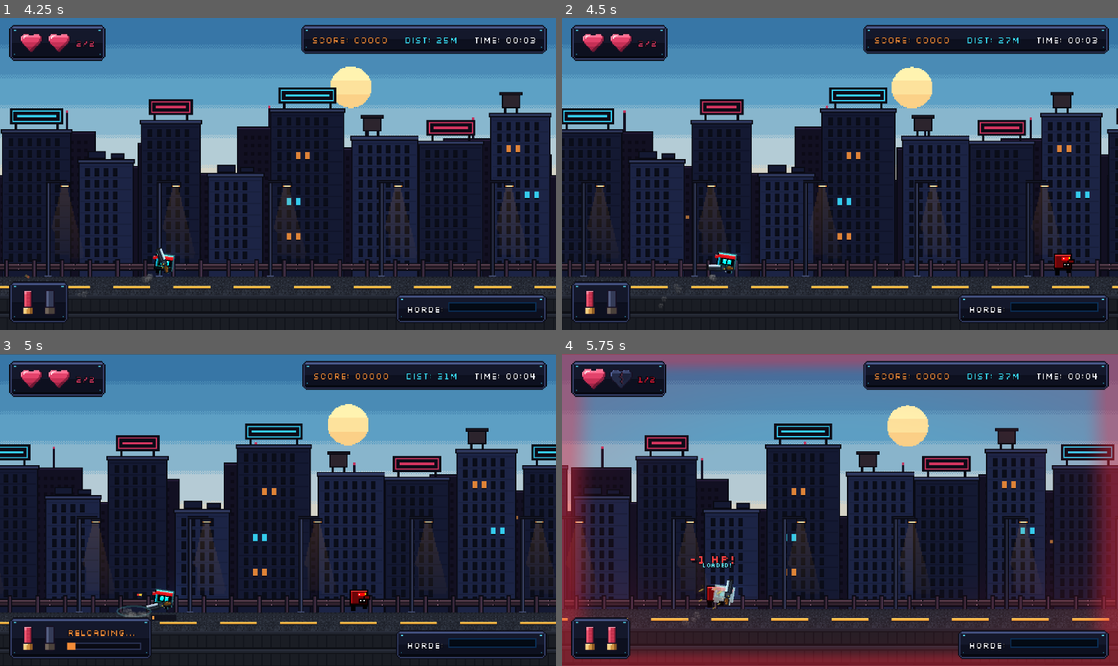
Above: before the commit, frames 1-4 (two rows, left to right).
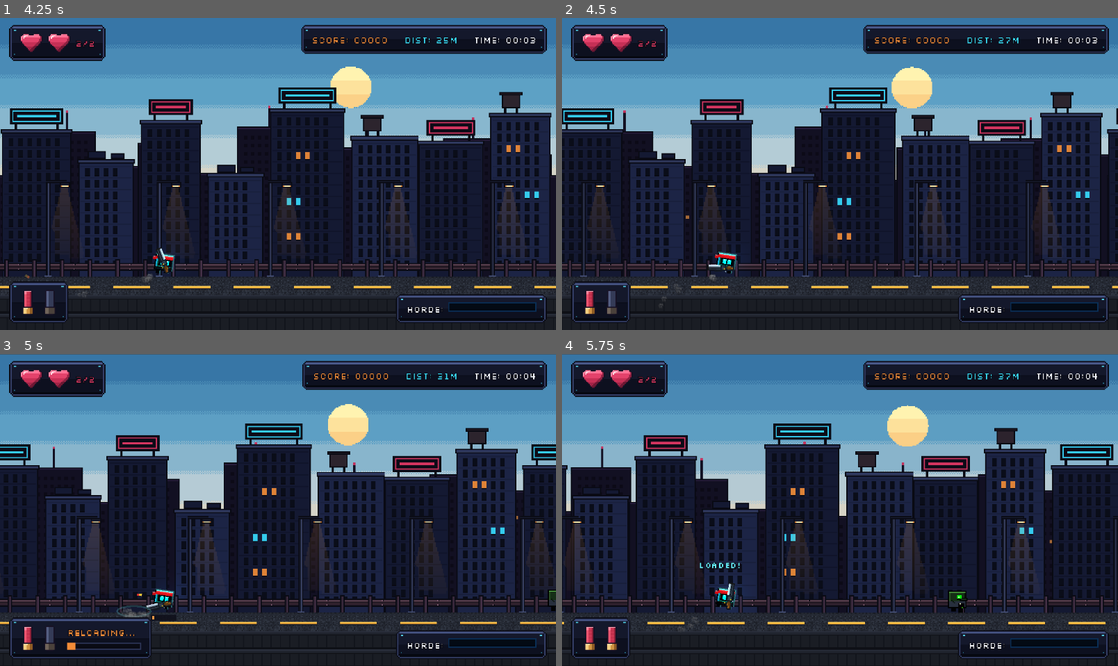
Above: after the commit, the same moments.

Repository: DenzTheKid/cube-lastrun-final-submission
Game: Godot game, scene res://scenes/main/main_menu.tscn
Two runs of this game, one before a commit and one after it. Both use one fixed random seed, a clock stepped at 60 frames per second and the inputs below.
Inputs (mouse positions are in pixels of both pictures, inside the frame that each line leads up to):
- Up to frame 1 (4.25 s): click "> PLAY MISSION" at 0.5 s; move the mouse to (400, 158) at 1.27 s; hold Right (ui_right) 1.28-2 s; hold S (fast_fall) 1.28-2 s; click (400, 158) at 1.42 s; tap Space (jump) at 1.52, 1.82 s; drag from (166, 189) to (166, 267) at 2.02 s; move the mouse to (333, 105) at 2.77 s; hold Right (ui_right) 2.78-3.5 s; hold X 2.78-3.5 s; drag from (250, 236) to (111, 127) at 3.52 s
- Up to frame 2 (4.5 s): move the mouse to (1006, 220) at 4.27 s; hold Left (ui_left) from 4.28 s (still down); hold S (fast_fall) from 4.28 s (still down)
- Up to frame 3 (5 s): keep holding Left (ui_left); keep holding S (fast_fall); tap Space (jump) at 4.52, 4.82 s; tap R (reload) at 4.9 s
- Up to frame 4 (5.75 s): release Left (ui_left) at 5 s; release S (fast_fall) at 5 s; drag from (673, 463) to (756, 432) at 5.02 s

Frame 1 is identical in both runs. In frame 2, 0.2% of the frame differs, in the area x 88-93%, y 75-83%; in frame 3, 0.2%; in frame 4, 26%, in the area x 0-100%, y 0-100%.

Commit message:
feat(obstacles): add wrecked sedan, police cruiser, bus variants and concrete Jersey barrier

Diff:
--- a/scenes/obstacles/barricade.tscn
+++ b/scenes/obstacles/barricade.tscn
@@ -1,6 +1,6 @@
 [gd_scene format=3]
 
-[ext_resource type="Texture2D" path="res://assets/environment/urban_tiles.png" id="1_tiletex"]
+[ext_resource type="Texture2D" path="res://assets/obstacles/px_concrete_barrier.png" id="1_barrier"]
 
 [sub_resource type="RectangleShape2D" id="RectangleShape2D_1"]
 size = Vector2(28, 24)
@@ -9,29 +9,10 @@
 collision_layer = 1
 collision_mask = 6
 
-[node name="Sprite1" type="Sprite2D" parent="."]
-position = Vector2(-8, -8)
-texture = ExtResource("1_tiletex")
-region_enabled = true
-region_rect = Rect2(64, 0, 16, 16)
-
-[node name="Sprite2" type="Sprite2D" parent="."]
-position = Vector2(8, -8)
-texture = ExtResource("1_tiletex")
-region_enabled = true
-region_rect = Rect2(64, 0, 16, 16)
-
-[node name="SpriteTop1" type="Sprite2D" parent="."]
-position = Vector2(-8, -20)
-texture = ExtResource("1_tiletex")
-region_enabled = true
-region_rect = Rect2(64, 0, 16, 16)
-
-[node name="SpriteTop2" type="Sprite2D" parent="."]
-position = Vector2(8, -20)
-texture = ExtResource("1_tiletex")
-region_enabled = true
-region_rect = Rect2(64, 0, 16, 16)
+[node name="Sprite2D" type="Sprite2D" parent="."]
+texture_filter = 1
+position = Vector2(0, -13)
+texture = ExtResource("1_barrier")
 
 [node name="CollisionShape2D" type="CollisionShape2D" parent="."]
 position = Vector2(0, -12)
--- a/scripts/generation/level_generator.gd
+++ b/scripts/generation/level_generator.gd
@@ -57,7 +57,9 @@
 	CAR_WRECK_SOLO,
 	CAR_WRECK_MEDKIT,
 	CAR_WRECK_WALKER,
-	CAR_WRECK_SPIKES
+	CAR_WRECK_SPIKES,
+	POLICE_ROADBLOCK,
+	BUS_WRECK_STOP
 }
 
 var _last_pattern: PatternType = PatternType.FLAT_START
@@ -114,8 +116,10 @@
 		PatternType.WALKER_TRIO,
 		PatternType.RUNNER_RUSH,
 		PatternType.SPIKE_HURDLE,
+		PatternType.BARRICADE_SOLO,
 		PatternType.PLATFORM_HIGHWAY,
-		PatternType.CAR_WRECK_SOLO
+		PatternType.CAR_WRECK_SOLO,
+		PatternType.BUS_WRECK_STOP
 	]
 
 	# 2. Mid Tier Patterns (Unlocked at diff > 1.2, ~100m+)
@@ -123,11 +127,11 @@
 		choices.append(PatternType.RUNNER_TWIN)
 		choices.append(PatternType.SPIKE_DOUBLE)
 		choices.append(PatternType.PIT_STANDARD)
-		choices.append(PatternType.BARRICADE_SOLO)
 		choices.append(PatternType.BARRICADE_WALKER)
 		choices.append(PatternType.PLATFORM_OVER_PIT)
 		choices.append(PatternType.CAR_WRECK_MEDKIT)
 		choices.append(PatternType.CAR_WRECK_WALKER)
+		choices.append(PatternType.POLICE_ROADBLOCK)
 
 	# 3. High Tier Patterns (Unlocked at diff > 1.45, ~250m+)
 	if diff >= 1.45:
@@ -285,8 +289,9 @@
 
 		PatternType.CAR_WRECK_SOLO:
 			chunk.add_ground_segment(0.0, chunk_width)
-			_spawn_hazard(chunk, WRECKED_CAR_SCENE, 180.0, ground_y)
-			if _can_spawn_medkit(true):
+			var variant: String = ["sedan", "police", "ambulance"].pick_random()
+			_spawn_vehicle(chunk, variant, 180.0, ground_y)
+			if variant == "ambulance" and _can_spawn_medkit(true):
 				if randf() < 0.5:
 					_spawn_pickup(chunk, MEDKIT_SCENE, 232.0, ground_y - 4.0)
 				else:
@@ -295,30 +300,45 @@
 
 		PatternType.CAR_WRECK_MEDKIT:
 			chunk.add_ground_segment(0.0, chunk_width)
-			_spawn_hazard(chunk, WRECKED_CAR_SCENE, 180.0, ground_y)
+			_spawn_vehicle(chunk, "ambulance", 180.0, ground_y)
 			if _can_spawn_medkit(true):
 				_spawn_pickup(chunk, MEDKIT_SCENE, 190.0, ground_y - 36.0)
 				_chunks_since_medkit = 0
 
 		PatternType.CAR_WRECK_WALKER:
 			chunk.add_ground_segment(0.0, chunk_width)
-			_spawn_hazard(chunk, WRECKED_CAR_SCENE, 150.0, ground_y)
+			var variant: String = ["sedan", "police", "ambulance"].pick_random()
+			_spawn_vehicle(chunk, variant, 150.0, ground_y)
 			_spawn_enemy(chunk, WALKER_SCENE, 315.0, ground_y - 12.0)
-			if _can_spawn_medkit(true):
+			if variant == "ambulance" and _can_spawn_medkit(true):
 				_spawn_pickup(chunk, MEDKIT_SCENE, 160.0, ground_y - 36.0)
 				_chunks_since_medkit = 0
 
 		PatternType.CAR_WRECK_SPIKES:
 			chunk.add_ground_segment(0.0, chunk_width)
-			_spawn_hazard(chunk, WRECKED_CAR_SCENE, 140.0, ground_y)
+			var variant: String = ["sedan", "ambulance"].pick_random()
+			_spawn_vehicle(chunk, variant, 140.0, ground_y)
 			_spawn_platform(chunk, 235.0, ground_y - 52.0)
 			_spawn_hazard(chunk, SPIKES_SCENE, 270.0, ground_y)
-			if _can_spawn_medkit(true):
+			if variant == "ambulance" and _can_spawn_medkit(true):
 				_spawn_pickup(chunk, MEDKIT_SCENE, 235.0, ground_y - 60.0)
 				_chunks_since_medkit = 0
 
-	# Rare fallback Medkit drop on non-ambulance chunks only after long dry streak
-	if not (pattern in [PatternType.FLAT_START, PatternType.CAR_WRECK_SOLO, PatternType.CAR_WRECK_MEDKIT, PatternType.CAR_WRECK_WALKER, PatternType.CAR_WRECK_SPIKES]):
+		PatternType.POLICE_ROADBLOCK:
+			chunk.add_ground_segment(0.0, chunk_width)
+			_spawn_vehicle(chunk, "police", 140.0, ground_y)
+			_spawn_hazard(chunk, BARRICADE_SCENE, 265.0, ground_y)
+			if randf() < 0.65:
+				_spawn_enemy(chunk, WALKER_SCENE, 335.0, ground_y - 12.0)
+
+		PatternType.BUS_WRECK_STOP:
+			chunk.add_ground_segment(0.0, chunk_width)
+			_spawn_vehicle(chunk, "bus", 175.0, ground_y)
+			if randf() < 0.5:
+				_spawn_enemy(chunk, WALKER_SCENE, 320.0, ground_y - 12.0)
+
+	# Rare fallback Medkit drop only when not already rolling an Ambulance medkit drop
+	if not (pattern in [PatternType.FLAT_START, PatternType.CAR_WRECK_MEDKIT]):
 		if _can_spawn_medkit(false):
 			var spot: Vector2 = _get_safe_medkit_spot(pattern)
 			_spawn_pickup(chunk, MEDKIT_SCENE, spot.x, spot.y)
@@ -348,8 +368,18 @@
 			return Vector2(250.0, ground_y - 83.0)
 		PatternType.CAR_WRECK_SOLO, PatternType.CAR_WRECK_WALKER:
 			return Vector2(190.0 if pattern == PatternType.CAR_WRECK_SOLO else 160.0, ground_y - 36.0)
+		PatternType.BUS_WRECK_STOP:
+			return Vector2(175.0, ground_y - 38.0)
+		PatternType.POLICE_ROADBLOCK:
+			return Vector2(200.0, ground_y - 4.0)
 		_:
 			return Vector2(250.0, ground_y - 4.0)
+
+func _spawn_vehicle(chunk: Node2D, variant: String, x_offset: float, y_pos: float) -> void:
+	var inst: WreckedCar = WRECKED_CAR_SCENE.instantiate() as WreckedCar
+	inst.vehicle_variant = variant
+	inst.position = Vector2(x_offset, y_pos)
+	chunk.add_child(inst)
 
 func _spawn_hazard(chunk: Node2D, scene: PackedScene, x_offset: float, y_pos: float) -> void:
 	var inst: Node2D = scene.instantiate() as Node2D
--- a/scripts/obstacles/wrecked_car.gd
+++ b/scripts/obstacles/wrecked_car.gd
@@ -1,18 +1,89 @@
 extends StaticBody2D
 class_name WreckedCar
 
-# Stationary abandoned wrecked car obstacle sitting on the highway road.
-# Solid multi-tier collider lets the player vault over it or traverse hood -> roof
-# and blocks pellets with metal sparks while trailing faint busted-engine smoke.
+# Stationary abandoned wrecked vehicle obstacle on the highway road.
+# Supports four visual/collider variants cleanly: ambulance, sedan, police, and bus.
 
+const TEX_AMBULANCE: Texture2D = preload("res://assets/obstacles/px_wrecked_car.png")
+const TEX_SEDAN: Texture2D = preload("res://assets/obstacles/px_wrecked_sedan.png")
+const TEX_POLICE: Texture2D = preload("res://assets/obstacles/px_wrecked_police.png")
+const TEX_BUS: Texture2D = preload("res://assets/obstacles/px_wrecked_bus.png")
+
+const VARIANT_SPECS: Dictionary = {
+	"ambulance": {
+		"tex": TEX_AMBULANCE,
+		"sprite_y": -16.0,
+		"chassis_size": Vector2(66, 16),
+		"chassis_pos": Vector2(0, -8),
+		"cabin_size": Vector2(46, 15),
+		"cabin_pos": Vector2(10, -23.5),
+		"smoke_pos": Vector2(-24, -18),
+	},
+	"sedan": {
+		"tex": TEX_SEDAN,
+		"sprite_y": -14.0,
+		"chassis_size": Vector2(60, 15),
+		"chassis_pos": Vector2(0, -7.5),
+		"cabin_size": Vector2(30, 11),
+		"cabin_pos": Vector2(3, -20.5),
+		"smoke_pos": Vector2(-22, -16),
+	},
+	"police": {
+		"tex": TEX_POLICE,
+		"sprite_y": -14.5,
+		"chassis_size": Vector2(60, 15),
+		"chassis_pos": Vector2(0, -7.5),
+		"cabin_size": Vector2(30, 12),
+		"cabin_pos": Vector2(3, -21.0),
+		"smoke_pos": Vector2(-22, -16),
+	},
+	"bus": {
+		"tex": TEX_BUS,
+		"sprite_y": -17.0,
+		"chassis_size": Vector2(88, 17),
+		"chassis_pos": Vector2(0, -8.5),
+		"cabin_size": Vector2(80, 15),
+		"cabin_pos": Vector2(2, -24.5),
+		"smoke_pos": Vector2(38, -18),
+	},
+}
+
+@export_enum("ambulance", "sedan", "police", "bus") var vehicle_variant: String = "ambulance"
+
+@onready var sprite: Sprite2D = $Sprite2D
+@onready var chassis_col: CollisionShape2D = $ChassisCollision
+@onready var cabin_col: CollisionShape2D = $CabinCollision
 @onready var smoke_particles: CPUParticles2D = get_node_or_null("SmokeParticles")
 
 func _ready() -> void:
 	collision_layer = 1 # Layer 1: World
 	collision_mask = 6  # Layer 2: Player + Layer 3: Enemies
+	_apply_variant(vehicle_variant)
 	if smoke_particles:
 		var root: Node = get_tree().current_scene
-		if root and root.name == "TestRunner":
-			smoke_particles.emitting = false
-		else:
-			smoke_particles.emitting = true
+		smoke_particles.emitting = not (root and root.name == "TestRunner")
+
+func set_variant(variant_name: String) -> void:
+	vehicle_variant = variant_name if VARIANT_SPECS.has(variant_name) else "ambulance"
+	if is_inside_tree():
+		_apply_variant(vehicle_variant)
+
+func _apply_variant(variant_name: String) -> void:
+	var key: String = variant_name if VARIANT_SPECS.has(variant_name) else "ambulance"
+	var spec: Dictionary = VARIANT_SPECS[key]
+
+	if sprite:
+		sprite.texture = spec["tex"]
+		sprite.position = Vector2(0.0, spec["sprite_y"])
+	if chassis_col:
+		var r1 := RectangleShape2D.new()
+		r1.size = spec["chassis_size"]
+		chassis_col.shape = r1
+		chassis_col.position = spec["chassis_pos"]
+	if cabin_col:
+		var r2 := RectangleShape2D.new()
+		r2.size = spec["cabin_size"]
+		cabin_col.shape = r2
+		cabin_col.position = spec["cabin_pos"]
+	if smoke_particles:
+		smoke_particles.position = spec["smoke_pos"]
--- a/scripts/tools/generate_aaa_assets.gd
+++ b/scripts/tools/generate_aaa_assets.gd
@@ -19,6 +19,7 @@
 	_make_empty_and_hero_showcase()
 	_make_pixel_hearts()
 	_make_wrecked_car_and_medkit()
+	_make_vehicle_varieties_and_barrier()
 	_make_heal_sfx()
 	print("=== Asset Generation Complete ===")
 	quit(0)
@@ -1507,3 +1508,359 @@
 	if f:
 		f.store_buffer(buf.data_array)
 		f.close()
+
+func _apply_pixel_outline(img: Image, out_col: Color) -> void:
+	var w: int = img.get_width()
+	var h: int = img.get_height()
+	var src := img.duplicate() as Image
+	for y in range(h):
+		for x in range(w):
+			if src.get_pixel(x, y).a > 0.5:
+				continue
+			for off in [Vector2i(-1, 0), Vector2i(1, 0), Vector2i(0, -1), Vector2i(0, 1)]:
+				var nx: int = x + off.x
+				var ny: int = y + off.y
+				if nx >= 0 and nx < w and ny >= 0 and ny < h and src.get_pixel(nx, ny).a > 0.5:
+					img.set_pixel(x, y, out_col)
+					break
+
+func _draw_flat_tire(img: Image, cx: int, bottom_y: int, is_rusted: bool, extra_flat: bool, out_col: Color) -> void:
+	var c_deep := Color("#131829")
+	var c_tire := Color("#1b2136")
+	var c_tire_hi := Color("#323c59")
+	var c_rim := Color("#7d8eb3")
+	var c_rust := Color("#a84f3b")
+	var top_y: int = bottom_y - 9
+	img.fill_rect(Rect2i(cx - 6, top_y, 12, 5), c_deep)
+	img.fill_rect(Rect2i(cx - 5, top_y - 1, 10, 1), out_col)
+	for dy in range(top_y, bottom_y + 1):
+		var rel: int = dy - top_y
+		var hw: int = 5
+		if rel == 0:
+			hw = 3
+		elif rel == 1 or rel == 2:
+			hw = 4
+		elif rel >= 8:
+			hw = 6 if extra_flat else 5
+		for dx in range(-hw, hw + 1):
+			var tx: int = cx + dx
+			var is_rim: bool = (abs(dx) <= 2 and rel >= 3 and rel <= 6)
+			var is_edge: bool = (rel == 0 or dy == bottom_y or abs(dx) == hw)
+			if is_edge:
+				_safe_px(img, tx, dy, out_col)
+			elif is_rim:
+				var rc: Color = Color("#94a4c9") if (dx <= 0 and rel <= 4) else (c_rust if is_rusted else c_rim)
+				_safe_px(img, tx, dy, rc)
+			else:
+				_safe_px(img, tx, dy, c_tire_hi if rel <= 2 else c_tire)
+
+func _make_vehicle_varieties_and_barrier() -> void:
+	DirAccess.make_dir_recursive_absolute(ProjectSettings.globalize_path("res://assets/obstacles"))
+	var out_col := Color("#0d101f")
+	var c_deep := Color("#131829")
+	var c_rust_dk := Color("#7a372f")
+	var c_rust_md := Color("#a84f3b")
+	var c_rust_lt := Color("#cc734b")
+	var c_glass_dk := Color("#161f38")
+	var c_glass_sh := Color("#5bb4c9")
+	var c_glass_md := Color("#3b7c96")
+
+	# ------------------------------------------------------------------
+	# 1. Beat-Up Rusted Scrap Sedan (68 x 28) — dusty olive-teal wreck
+	# ------------------------------------------------------------------
+	var sw: int = 68
+	var sh: int = 28
+	var sed := Image.create(sw, sh, false, Image.FORMAT_RGBA8)
+	var s_roof := Color("#7a948e")
+	var s_hi := Color("#5b7573")
+	var s_mid := Color("#3f5459")
+	var s_sh := Color("#2a3942")
+	for x in range(4, 64):
+		var top_y: int = 13 if x >= 22 else (14 if x >= 8 else 15)
+		var bot_y: int = 23 if x <= 20 else 22
+		for y in range(top_y, bot_y + 1):
+			sed.set_pixel(x, y, s_hi if y == top_y else (s_sh if y >= bot_y - 2 else s_mid))
+	# Cabin + crooked caved roof (x = 20..53)
+	for x in range(20, 54):
+		var lx: int = x - 20
+		var rx: int = 53 - x
+		var ry: int = 2
+		if lx < 5:
+			ry = 2 + (5 - lx) * 2
+		elif rx < 5:
+			ry = 2 + (5 - rx) * 2
+		elif x >= 32 and x <= 40:
+			ry = 3
+		for y in range(ry, 14):
+			sed.set_pixel(x, y, s_roof if y == ry else (s_hi if y == ry + 1 else s_mid))
+	# Windows + jagged cyan glass shards
+	for x in range(22, 51):
+		if x >= 37 and x <= 39:
+			continue
+		var wt: int = 5 + ((26 - x) * 2 if x < 26 else ((x - 47) * 2 if x > 47 else 0))
+		for y in range(wt, 13):
+			sed.set_pixel(x, y, c_glass_dk)
+	for gx in [26, 28, 32, 35, 42, 46]:
+		_safe_px(sed, gx, 5, c_glass_sh)
+		_safe_px(sed, gx + 1, 6, c_glass_md)
+		_safe_px(sed, gx, 11, c_glass_sh)
+	# Heavy rust corrosion, exposed primer door & dented trunk
+	sed.fill_rect(Rect2i(27, 13, 12, 9), Color("#634039")) # mismatched replacement rusty door
+	for y in range(13, 22):
+		_safe_px(sed, 26, y, c_deep)
+		_safe_px(sed, 39, y, c_deep)
+		_safe_px(sed, 51, y, c_deep)
+	for rpt in [[7, 16, 5, 2], [20, 19, 6, 3], [30, 15, 7, 3], [43, 19, 6, 3], [54, 14, 7, 3], [32, 3, 7, 2]]:
+		sed.fill_rect(Rect2i(rpt[0], rpt[1], rpt[2], rpt[3]), c_rust_dk)
+		_safe_px(sed, rpt[0] + 1, rpt[1], c_rust_md)
+		_safe_px(sed, rpt[0] + 3, rpt[1] + 1, c_rust_lt)
+	# Popped hood + exposed engine on front left
+	for i in range(16):
+		var hx: int = 21 - i
+		var hy: int = 12 - int(floor(float(i) * 0.25))
+		sed.fill_rect(Rect2i(hx, hy + 2, 1, maxi(1, 14 - hy)), c_deep)
+		sed.set_pixel(hx, hy - 1, out_col)
+		sed.set_pixel(hx, hy, s_roof if i > 3 else c_rust_md)
+		sed.set_pixel(hx, hy + 1, s_mid)
+	sed.fill_rect(Rect2i(9, 12, 6, 3), Color("#4f5c7a"))
+	sed.fill_rect(Rect2i(10, 12, 3, 1), Color("#7a8aad"))
+	_safe_px(sed, 14, 11, c_rust_lt)
+	_draw_rect_outline(sed, 1, 19, 5, 4, Color("#495573"), out_col)
+	_draw_rect_outline(sed, 61, 19, 6, 3, Color("#495573"), out_col)
+	_draw_rect_outline(sed, 61, 15, 3, 3, Color("#591c2b"), out_col)
+	sed.fill_rect(Rect2i(62, 22, 5, 2), Color("#5c6887"))
+	_draw_flat_tire(sed, 16, 27, false, true, out_col)
+	_draw_flat_tire(sed, 52, 27, true, false, out_col)
+	_apply_pixel_outline(sed, out_col)
+	sed.save_png("res://assets/obstacles/px_wrecked_sedan.png")
+
+	# ------------------------------------------------------------------
+	# 2. Wrecked Police Cruiser (68 x 29) — navy hood/trunk + silver doors + dead lightbar
+	# ------------------------------------------------------------------
+	var pw: int = 68
+	var ph: int = 29
+	var pol := Image.create(pw, ph, false, Image.FORMAT_RGBA8)
+	var p_navy_hi := Color("#3e5078")
+	var p_navy := Color("#233052")
+	var p_navy_sh := Color("#172038")
+	var p_wht_hi := Color("#dce6f4")
+	var p_wht_md := Color("#b8c8e0")
+	var p_wht_sh := Color("#7c8fae")
+	# Body base (+1 row offset y = 1..28 for roof lightbar at y = 0..3)
+	for x in range(4, 64):
+		var is_door: bool = (x >= 24 and x <= 48)
+		var top_y: int = 14 if x >= 22 else (15 if x >= 8 else 16)
+		var bot_y: int = 24 if x <= 20 else 23
+		for y in range(top_y, bot_y + 1):
+			var col: Color
+			if is_door:
+				col = p_wht_hi if y == top_y else (p_wht_sh if y >= bot_y - 2 else p_wht_md)
+			else:
+				col = p_navy_hi if y == top_y else (p_navy_sh if y >= bot_y - 2 else p_navy)
+			pol.set_pixel(x, y, col)
+	# Cruiser cabin (pale silver-white roof & dark pillars, x = 20..53, y = 3..14)
+	for x in range(20, 54):
+		var lx: int = x - 20
+		var rx: int = 53 - x
+		var ry: int = 3
+		if lx < 5:
+			ry = 3 + (5 - lx) * 2
+		elif rx < 5:
+			ry = 3 + (5 - rx) * 2
+		elif x >= 34 and x <= 39:
+			ry = 4
+		for y in range(ry, 15):
+			pol.set_pixel(x, y, p_wht_hi if y == ry else (p_wht_md if y <= ry + 2 else p_navy))
+	for x in range(22, 51):
+		if x >= 37 and x <= 39:
+			continue
+		var wt: int = 6 + ((26 - x) * 2 if x < 26 else ((x - 47) * 2 if x > 47 else 0))
+		for y in range(wt, 14):
+			pol.set_pixel(x, y, c_glass_dk)
+	for gx in [27, 30, 34, 42, 47]:
+		_safe_px(pol, gx, 6, c_glass_sh)
+		_safe_px(pol, gx, 13, c_glass_md)
+	# Police door gold shield badge + cruiser blue/gold stripe
+	for x in range(25, 48):
+		pol.set_pixel(x, 19, Color("#2f639e") if x % 5 != 0 else Color("#d9a24c"))
+	pol.fill_rect(Rect2i(32, 16, 4, 3), Color("#ebbc63"))
+	_safe_px(pol, 33, 17, Color("#996426"))
+	for y in range(14, 23):
+		_safe_px(pol, 24, y, c_deep)
+		_safe_px(pol, 38, y, c_deep)
+		_safe_px(pol, 49, y, c_deep)
+	# Dead cracked red/blue roof lightbar (y = 0..3, x = 31..43)
+	for x in range(31, 44):
+		if x == 37:
+			continue # busted center dome gap
+		for y in range(1, 4):
+			var rc: Color = Color("#8f2940") if x < 37 else (Color("#5e6e94") if x == 36 else Color("#285578"))
+			if y == 1:
+				rc = Color("#bf3b59") if x < 37 else Color("#3c7ea6")
+			pol.set_pixel(x, y, rc)
+	# Bent front push bullbar + popped hood + rust & bullet marks
+	for rpt in [[18, 20, 5, 3], [28, 20, 4, 2], [44, 17, 5, 3], [55, 16, 5, 2], [33, 4, 4, 2]]:
+		pol.fill_rect(Rect2i(rpt[0], rpt[1], rpt[2], rpt[3]), c_rust_dk)
+		_safe_px(pol, rpt[0] + 1, rpt[1], c_rust_md)
+	for i in range(15):
+		var hx: int = 21 - i
+		var hy: int = 13 - int(floor(float(i) * 0.25))
+		pol.fill_rect(Rect2i(hx, hy + 2, 1, maxi(1, 15 - hy)), c_deep)
+		pol.set_pixel(hx, hy - 1, out_col)
+		pol.set_pixel(hx, hy, p_navy_hi if i > 3 else c_rust_md)
+		pol.set_pixel(hx, hy + 1, p_navy)
+	pol.fill_rect(Rect2i(9, 13, 6, 3), Color("#4f5c7a"))
+	# Police steel ram bullbar on left nose (x = 0..5, y = 16..24)
+	_draw_rect_outline(pol, 1, 20, 5, 4, Color("#566385"), out_col)
+	pol.fill_rect(Rect2i(1, 16, 2, 5), Color("#6d7da3"))
+	pol.fill_rect(Rect2i(2, 17, 3, 2), Color("#3d4863"))
+	_draw_rect_outline(pol, 61, 20, 6, 3, Color("#495573"), out_col)
+	_draw_rect_outline(pol, 61, 16, 3, 3, Color("#591c2b"), out_col)
+	_draw_flat_tire(pol, 16, 28, false, true, out_col)
+	_draw_flat_tire(pol, 52, 28, false, false, out_col)
+	_apply_pixel_outline(pol, out_col)
+	pol.save_png("res://assets/obstacles/px_wrecked_police.png")
+
+	# ------------------------------------------------------------------
+	# 3. Wrecked Abandoned City Bus (94 x 34) — long climbable roof & shattered window row
+	# ------------------------------------------------------------------
+	var bw: int = 94
+	var bh: int = 34
+	var bus := Image.create(bw, bh, false, Image.FORMAT_RGBA8)
+	var b_top := Color("#d9e1ed")
+	var b_hi := Color("#b7c4d9")
+	var b_mid := Color("#8898b5")
+	var b_sh := Color("#54627d")
+	var b_stripe_hi := Color("#e8ae54")
+	var b_stripe_md := Color("#c77b36")
+	var b_teal := Color("#39617a")
+	# Main elongated transit bus hull (x = 3..90, y = 3..27) with sloped front windshield nose
+	for x in range(3, 91):
+		var top_y: int = 3
+		if x < 9:
+			top_y = 3 + (9 - x) * 2
+		elif x >= 44 and x <= 58:
+			top_y = 4 # sagged center bus roof panel
+		for y in range(top_y, 28):
+			var col: Color = b_mid
+			if y == top_y:
+				col = b_top
+			elif y <= top_y + 2:
+				col = b_hi
+			elif y >= 17 and y <= 20:
+				col = b_stripe_md if y >= 19 else b_stripe_hi
+			elif y >= 21 and y <= 24:
+				col = b_teal
+			elif y >= 25:
+				col = b_sh
+			bus.set_pixel(x, y, col)
+	# Roof AC vents & destination board header (x = 8..17, y = 5..7)
+	bus.fill_rect(Rect2i(31, 1, 11, 2), Color("#596682"))
+	bus.fill_rect(Rect2i(67, 1, 12, 2), Color("#596682"))
+	bus.fill_rect(Rect2i(8, 5, 9, 3), Color("#181e30"))
+	_safe_px(bus, 10, 6, Color("#ab6433"))
+	_safe_px(bus, 12, 6, Color("#ab6433"))
+	# 5 Shattered Bus Windows along passenger side (x = 7..84, y = 7..15)
+	var win_ranges := [[6, 15], [27, 38], [41, 52], [55, 66], [69, 80]]
+	for wr in win_ranges:
+		var wx0: int = wr[0]
+		var wx1: int = wr[1]
+		for x in range(wx0, wx1 + 1):
+			var yt: int = 8 if x < 9 else 7
+			for y in range(yt, 16):
+				bus.set_pixel(x, y, c_glass_dk)
+		# Crooked seat silhouette inside + broken cyan glass fangs
+		bus.fill_rect(Rect2i(wx0 + 3, 12, 3, 4), Color("#283452"))
+		_safe_px(bus, wx0 + 2, 8, c_glass_sh)
+		_safe_px(bus, wx1 - 2, 14, c_glass_md)
+		_safe_px(bus, wx0 + 6, 7, c_glass_sh)
+	# Bent busted folding accordion front transit door (x = 17..24, y = 8..26)
+	bus.fill_rect(Rect2i(17, 8, 8, 19), Color("#14192b"))
+	bus.fill_rect(Rect2i(18, 9, 3, 17), Color("#637291"))
+	bus.fill_rect(Rect2i(22, 11, 2, 14), Color("#3e4a66"))
+	bus.fill_rect(Rect2i(18, 10, 2, 5), c_glass_md)
+	# Heavy rust streaks, busted rear engine grille & bumpers
+	bus.fill_rect(Rect2i(82, 12, 7, 12), Color("#3b4661"))
+	for gy in [14, 17, 20]:
+		bus.fill_rect(Rect2i(83, gy, 5, 1), c_deep)
+	for rpt in [[10, 22, 5, 3], [32, 21, 7, 4], [48, 22, 8, 4], [62, 19, 6, 3], [73, 22, 7, 3], [46, 4, 9, 2]]:
+		bus.fill_rect(Rect2i(rpt[0], rpt[1], rpt[2], rpt[3]), c_rust_dk)
+		_safe_px(bus, rpt[0] + 1, rpt[1], c_rust_md)
+		_safe_px(bus, rpt[0] + 3, rpt[1] + 1, c_rust_lt)
+	# Popped rear engine flap / smoked panel at left grille
+	_draw_rect_outline(bus, 1, 22, 5, 4, Color("#495573"), out_col)
+	_draw_rect_outline(bus, 88, 23, 5, 4, Color("#495573"), out_col)
+	_draw_rect_outline(bus, 2, 19, 3, 3, Color("#4a3423"), out_col)
+	_draw_flat_tire(bus, 15, 33, false, true, out_col)
+	_draw_flat_tire(bus, 74, 33, true, true, out_col)
+	_apply_pixel_outline(bus, out_col)
+	bus.save_png("res://assets/obstacles/px_wrecked_bus.png")
+
+	# ------------------------------------------------------------------
+	# 4. Precast Concrete Jersey Highway Barrier (32 x 26) — replacing ugly red cones!
+	# Matches real stepped Jersey barrier silhouette: top bevel, vertical neck,
+	# flared concrete base skirt, central slab joint & two bottom drainage notches.
+	# ------------------------------------------------------------------
+	var bw_j: int = 32
+	var bh_j: int = 26
+	var bar := Image.create(bw_j, bh_j, false, Image.FORMAT_RGBA8)
+	var j_top := Color("#cfd7e3")
+	var j_hi := Color("#b3bdc9")
+	var j_mid := Color("#8e99aa")
+	var j_sh := Color("#6b7687")
+	var j_dk := Color("#454e5e")
+	var j_seam := Color("#232938")
+
+	for y in range(1, 25):
+		# Precast Jersey cross-section profile (tapers inward at top, flares wide at foot y=15..24)
+		var inset: int = 5
+		if y <= 2:
+			inset = 6
+		elif y <= 13:
+			inset = 5
+		elif y <= 18:
+			inset = 5 - (y - 13) / 2 # sloped Jersey shoulder flare!
+		else:
+			inset = 2 # wide sturdy lower foot
+		var x0: int = inset
+		var x1: int = bw_j - 1 - inset
+		for x in range(x0, x1 + 1):
+			# Two iconic square forklift/drainage cutouts along bottom foot (y = 22..24)
+			var in_pocket: bool = (y >= 22 and ((x >= 6 and x <= 9) or (x >= 22 and x <= 25)))
+			if in_pocket:
+				continue
+			var col: Color
+			if y == 1 or y == 2:
+				col = j_top if x <= bw_j - 9 else j_hi
+			elif y <= 13:
+				col = j_hi if x == x0 + 1 else (j_dk if x >= x1 - 1 else j_mid)
+			elif y <= 18:
+				# Bright angled concrete shoulder catching sunset sky light!
+				col = j_top if y <= 15 else j_hi
+				if x >= x1 - 2:
+					col = j_sh
+			else:
+				col = j_mid if y <= 21 else j_sh
+			# Subtle pixel concrete speckle/aggregate
+			if ((x * 7 + y * 13) % 19 == 0) and y > 2 and y < 23:
+				col = j_sh if col == j_mid else j_hi
+			bar.set_pixel(x, y, col)
+
+	# Vertical precast joint seam splitting two coupled barrier blocks + subtle hairline cracks
+	for y in range(1, 25):
+		bar.set_pixel(15, y, j_seam)
+		bar.set_pixel(16, y, j_dk)
+	# Weathering water streaks & chipped edge details
+	for sx in [8, 21, 24]:
+		bar.fill_rect(Rect2i(sx, 3, 1, 6), j_sh)
+	_safe_px(bar, 15, 2, out_col)
+	_safe_px(bar, 10, 8, j_dk)
+	_safe_px(bar, 11, 9, j_dk)
+	_safe_px(bar, 20, 10, j_dk)
+	_safe_px(bar, 21, 11, j_dk)
+	# Crisp dark interior pocket ceilings
+	bar.fill_rect(Rect2i(6, 21, 4, 1), out_col)
+	bar.fill_rect(Rect2i(22, 21, 4, 1), out_col)
+
+	_apply_pixel_outline(bar, out_col)
+	bar.save_png("res://assets/obstacles/px_concrete_barrier.png")
Binary file added: assets/obstacles/px_concrete_barrier.png
Not shown, added: assets/obstacles/px_concrete_barrier.png.import
Binary file added: assets/obstacles/px_wrecked_bus.png
Not shown, added: assets/obstacles/px_wrecked_bus.png.import
Binary file added: assets/obstacles/px_wrecked_police.png
Not shown, added: assets/obstacles/px_wrecked_police.png.import
Binary file added: assets/obstacles/px_wrecked_sedan.png
Not shown, added: assets/obstacles/px_wrecked_sedan.png.import
Binary file added: documentation/screenshots/v6_barrier_and_cars.png
Not shown, added: documentation/screenshots/v6_barrier_and_cars.png.import
Binary file added: documentation/screenshots/v6_bus_and_ambulance.png
Not shown, added: documentation/screenshots/v6_bus_and_ambulance.png.import
